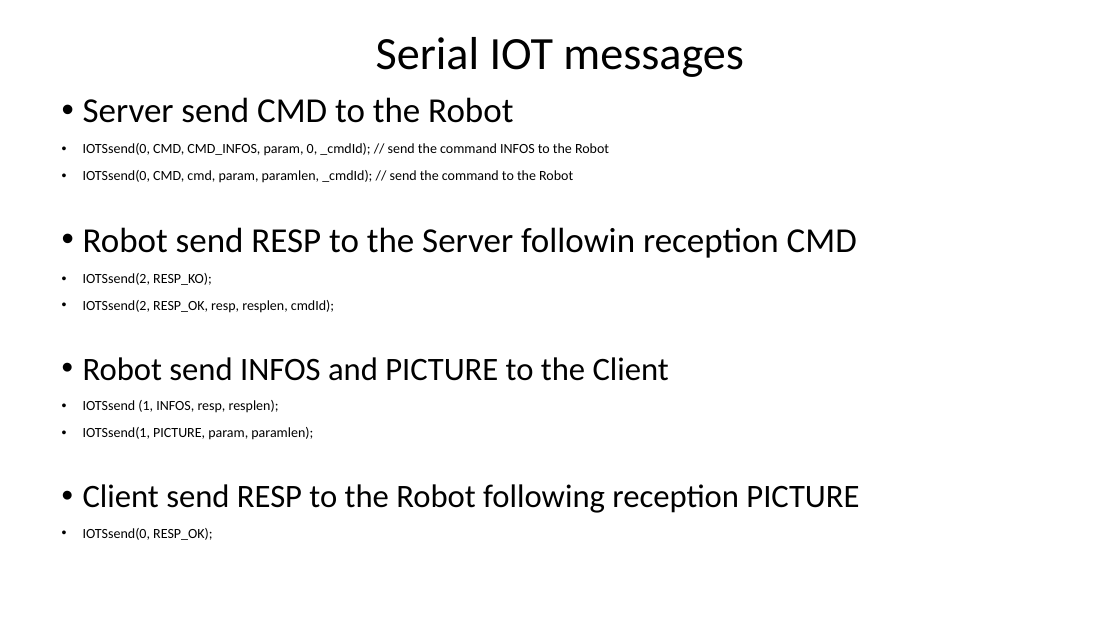
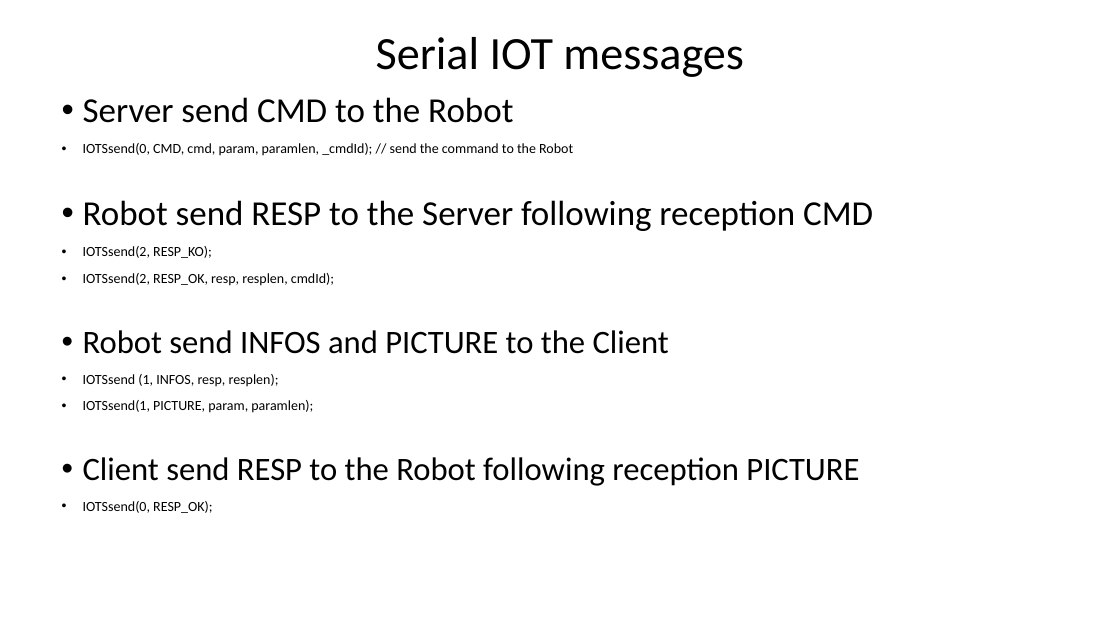
Before and after one commit to RobotEdh/RobotMicroControl, a slide deck: slide 7 of libraries/Diagramm Robot v2.pptx. Drawn at 1120x630 pixels with LibreOffice and Linux fonts; fonts in the diff are those of the drawing. Boxes give left, top, right and bottom in pixels: in the first picture for what was removed or moved away, otherwise in the second. Text is boxed around its words. In the diff, an @@ line names an element or a change of style, - is before the commit and + after.

```diff
--- a/libraries/Diagramm Robot v2.pptx
+++ b/libraries/Diagramm Robot v2.pptx
@@ text at (x1=83, y1=143, x2=609, y2=156): paragraph removed @@
-• IOTSsend(0, CMD, CMD_INFOS, param, 0, _cmdId); // send the command INFOS to the Robot
@@ text at (x1=83, y1=200, x2=873, y2=231): text changed @@
-• Robot send RESP to the Server followin reception CMD
+• Robot send RESP to the Server following reception CMD
```
Also in this commit, not shown: 3 other slides changed, 1 slide added, 10 other files.
